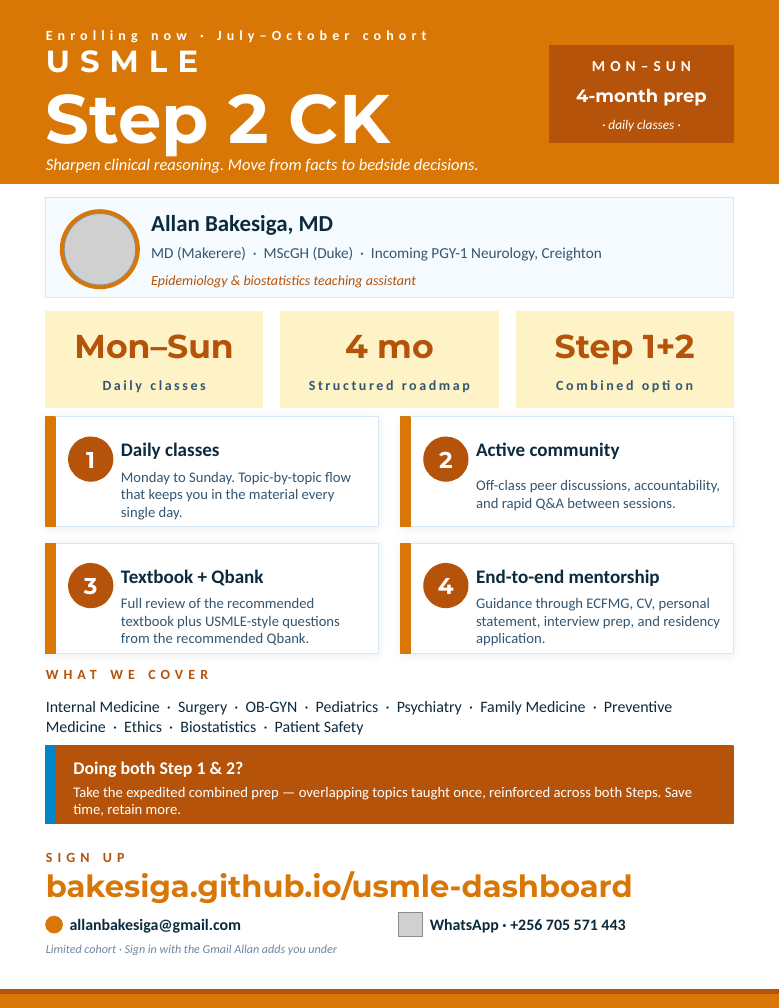
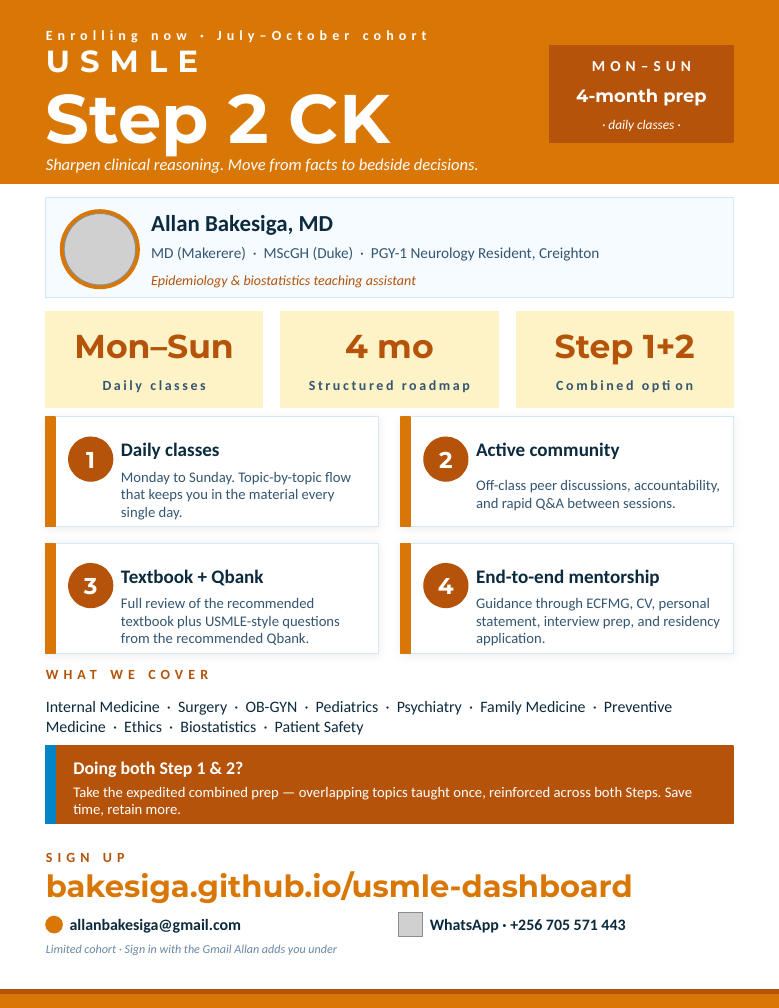
Before and after one commit to Bakesiga/usmle-dashboard, a slide deck: slide 1 of outputs/flyers/USMLE_Step2_Flyer.pptx. Drawn at 779x1008 pixels with LibreOffice and Linux fonts; fonts in the diff are those of the drawing; grey boxes stand for pictures. Boxes give left, top, right and bottom in pixels: in the first picture for what was removed or moved away, otherwise in the second. Text is boxed around its words. In the diff, an @@ line names an element or a change of style, - is before the commit and + after.

Commit message:
Flyers: 'PGY-1 Neurology Resident, Creighton' (drop 'Incoming')
Reads more authoritative for the audience and is accurate
during the July–October cohort window when Allan is the resident,
not just incoming.

```diff
--- a/outputs/flyers/USMLE_Step2_Flyer.pptx
+++ b/outputs/flyers/USMLE_Step2_Flyer.pptx
@@ text at bbox=[151, 247, 599, 261]: text changed @@
-MD (Makerere) · MScGH (Duke) · Incoming PGY-1 Neurology, Creighton
+MD (Makerere) · MScGH (Duke) · PGY-1 Neurology Resident, Creighton
```
Also in this commit, not shown: 2 other files.
